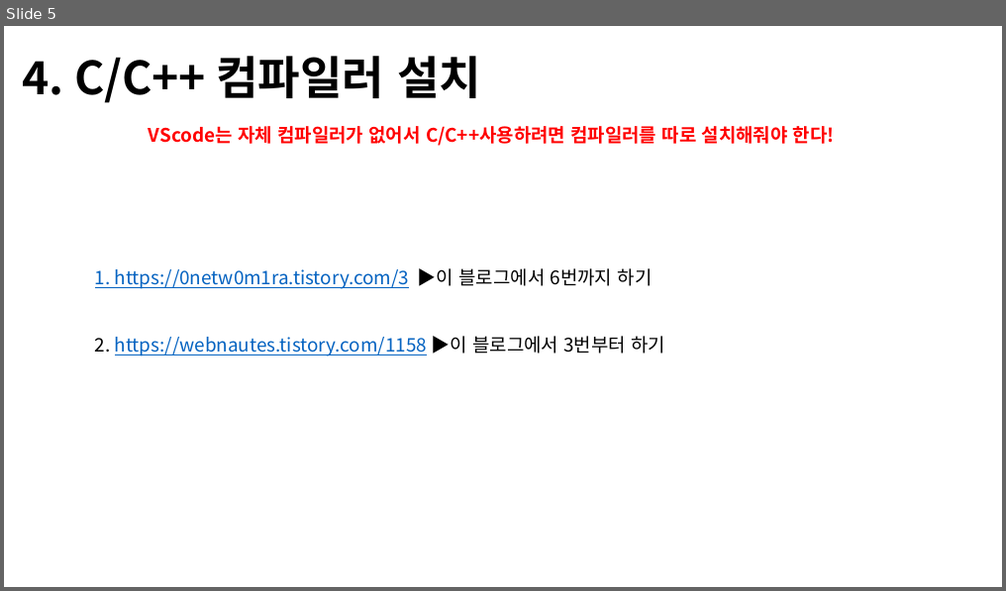
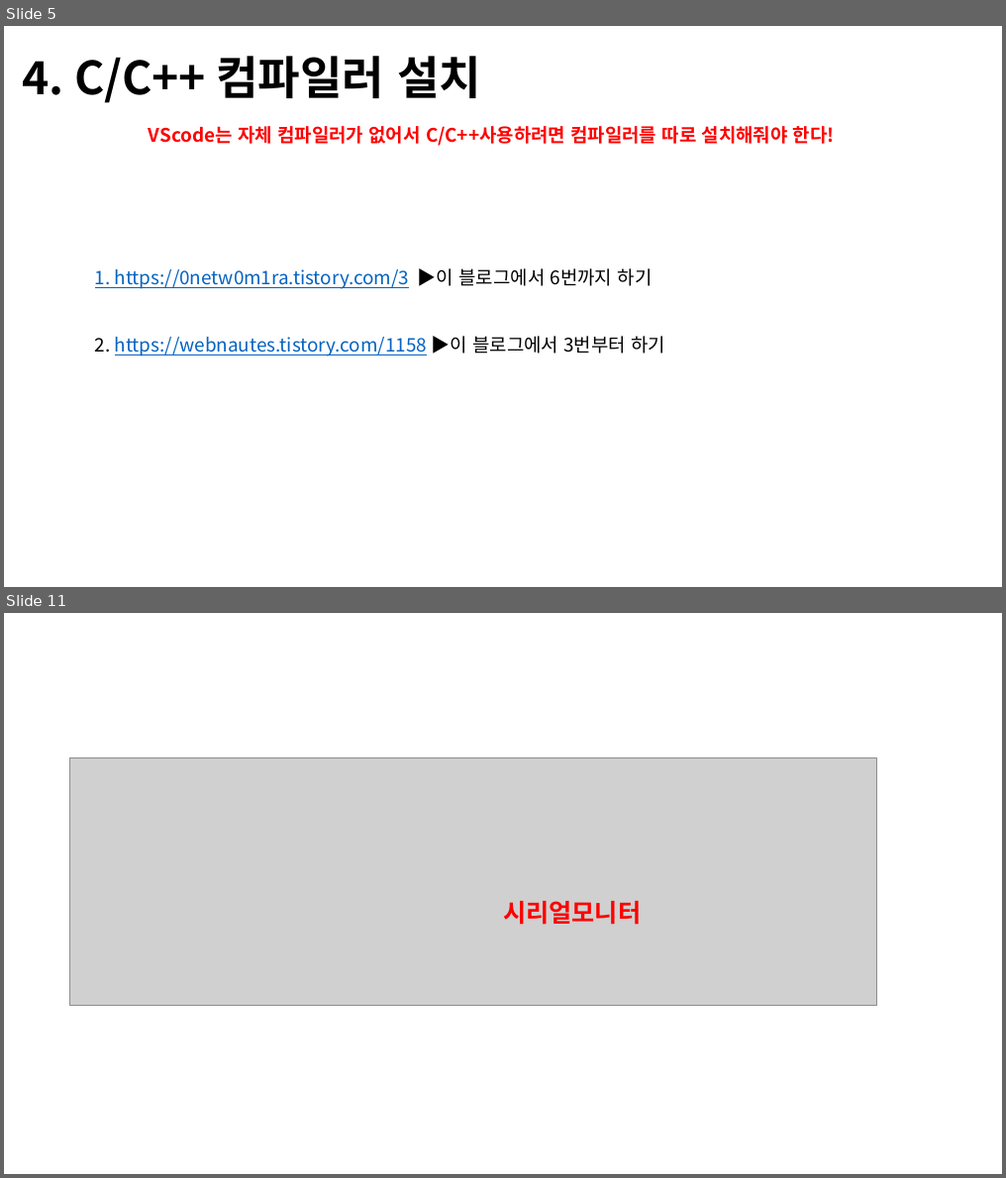
Before and after one commit to SILO-KSH/SILO-KSH, a slide deck: GitHub&VSCode&Arduino/Vscode아두이노.pptx. Shown one above the other, each under a label of ours: slide 5 before the commit, slides 5 and 11 after it; the slides between them are not shown. The pictures are 1006x591 and 1006x1178 pixels, drawn with LibreOffice and Linux fonts; fonts in the diff are those of the drawing; grey boxes stand for pictures. Boxes give left, top, right and bottom in pixels: in the first picture for what was removed or moved away, otherwise in the second. Text is boxed around its words. In the diff, an @@ line names an element or a change of style, - is before the commit and + after.

```diff
--- a/GitHub&VSCode&Arduino/Vscode아두이노.pptx
+++ b/GitHub&VSCode&Arduino/Vscode아두이노.pptx
@@ slide 11 added at (4,613,1002,1174), background #FFFFFF @@
@@ picture added at (70,759,876,1006) @@
@@ text added at (503,901,641,925), 24 pt, text #FF0000, bold @@
+시리얼모니터
```
Also in this commit, not shown: 1 slide changed, 5 other slides added, 1 slide removed, 1 other file.
